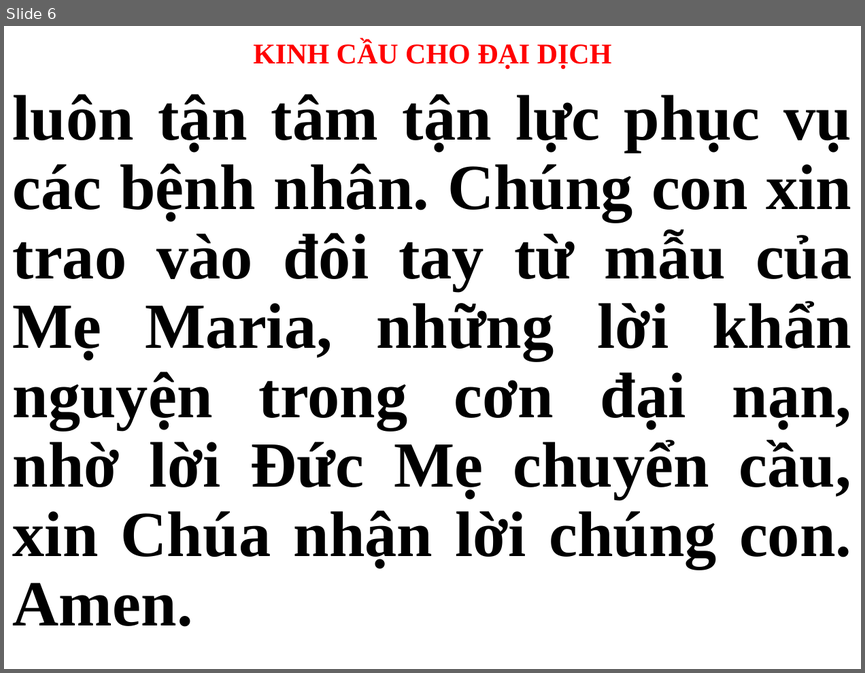
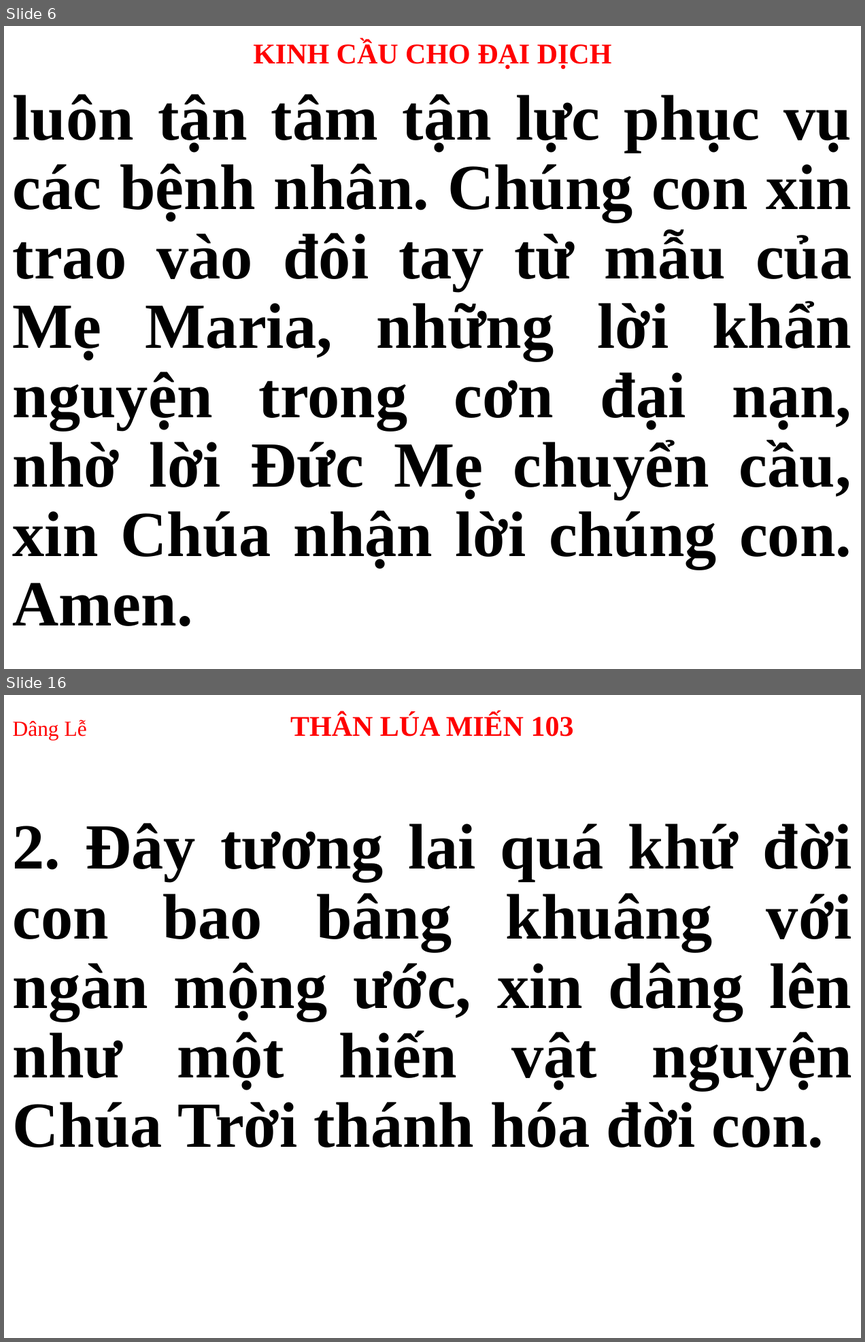
Before and after one commit to peteranh99/usb-songs, a slide deck: Thứ 3.pptx. Shown one above the other, each under a label of ours: slide 6 before the commit, slides 6 and 16 after it; the slides between them are not shown. The pictures are 865x673 and 865x1342 pixels, drawn with LibreOffice and Linux fonts; fonts in the diff are those of the drawing. Boxes give left, top, right and bottom in pixels: in the first picture for what was removed or moved away, otherwise in the second. Text is boxed around its words. In the diff, an @@ line names an element or a change of style, - is before the commit and + after.

```diff
--- a/Thứ 3.pptx
+++ b/Thứ 3.pptx
@@ slide 16 added at (x1=4, y1=695, x2=861, y2=1338), background #FFFFFF @@
@@ title added at (x1=13, y1=713, x2=574, y2=740), 24 pt, text #FF0000, bold @@
+Dâng Lễ THÂN LÚA MIẾN 103
@@ subtitle added at (x1=13, y1=823, x2=852, y2=1148), 54 pt, text #000000, bold @@
+2. Đây tương lai quá khứ đời con bao bâng khuâng với ngàn mộng ước, xin dâng lên như một hiến vật nguyện Chúa Trời thánh hóa đời con.
```
Also in this commit, not shown: 2 slides changed, 17 other slides added, 17 slides removed.
